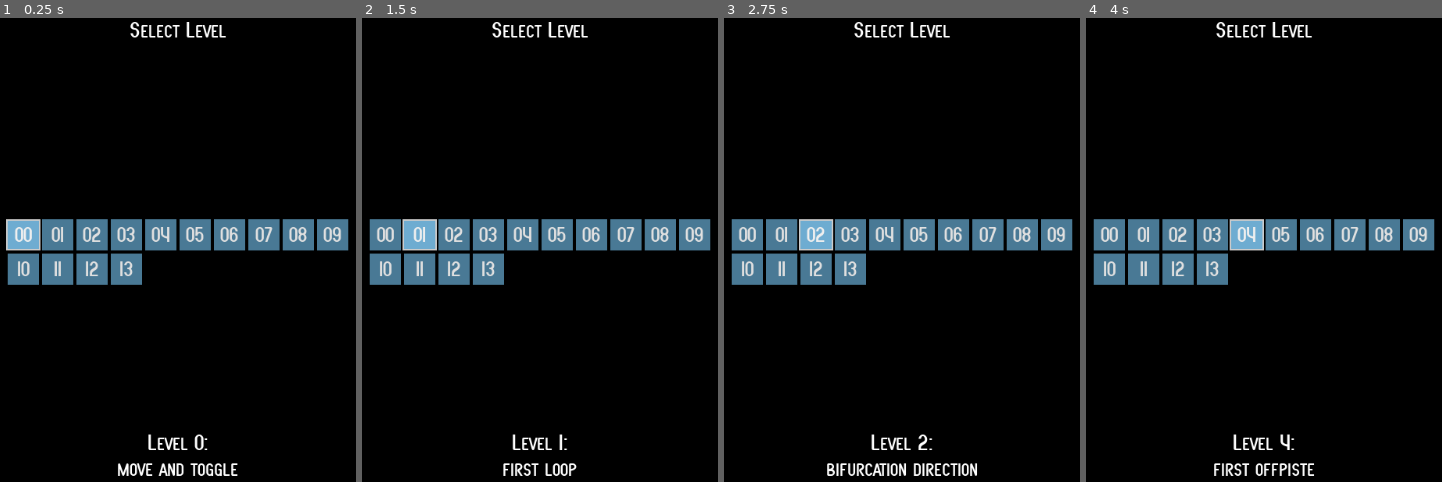
Above: before the commit, frames 1-4 (left to right).
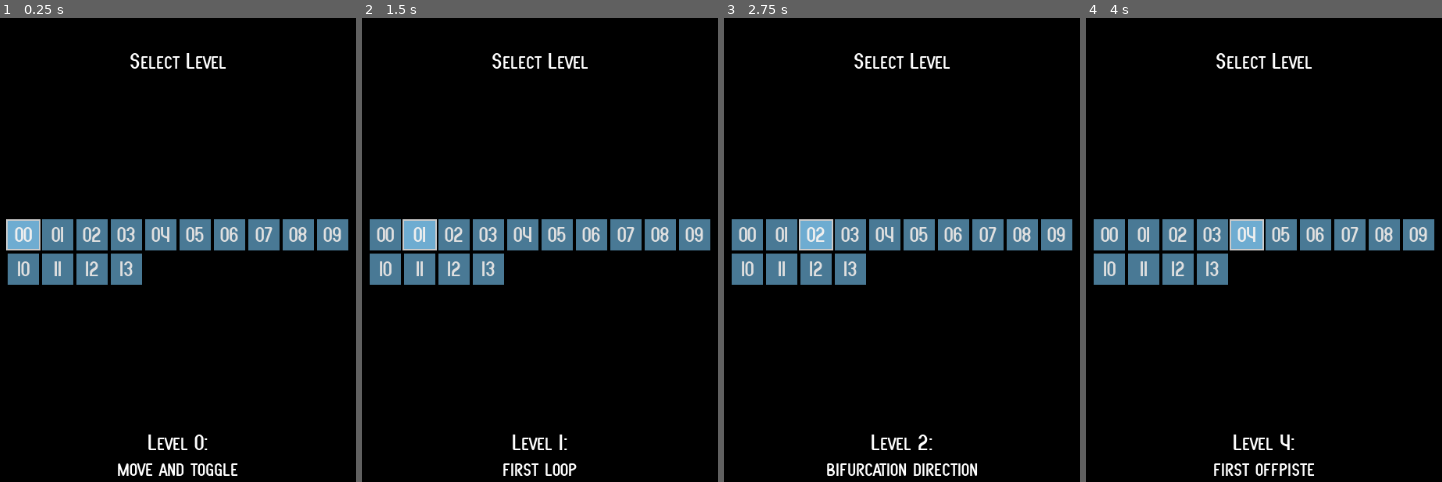
Above: after the commit, the same moments.

Repository: albertnez/ld50
Game: Godot game, scene res://scenes/ui/level_select.tscn
Same seed, same stepped clock (60 frames per second), same inputs: the game is played once before the commit and once after it. This scene is started directly instead of the project's main scene.
Inputs:
- Up to frame 1 (0.25 s): no input
- Up to frame 2 (1.5 s): click "00" at 0.5 s; click "01" at 1.25 s
- Up to frame 3 (2.75 s): click "02" at 2 s
- Up to frame 4 (4 s): click "03" at 2.75 s; click "04" at 3.5 s

The runs differ from the first frame. In frame 1, 0.8% of the frame differs, in the area x 36-64%, y 0-11%; in frame 2, 0.8%; in frame 3, 0.8%; in frame 4, 0.8%.

Commit message:
Adjust position of some text

Diff:
--- a/scenes/levels/menu/menu_level.tscn
+++ b/scenes/levels/menu/menu_level.tscn
@@ -16,4 +16,7 @@
 current = false
 
 [node name="ActionHoverIndicator" parent="." index="5"]
-frame = 1
+frame = 0
+
+[node name="LevelTileHintSprite" parent="." index="7"]
+frame = 4
--- a/scenes/ui/level_select.tscn
+++ b/scenes/ui/level_select.tscn
@@ -12,6 +12,7 @@
 
 [node name="SelectLevelLabel" type="Label" parent="."]
 anchor_right = 1.0
+margin_top = 40.0
 margin_bottom = 30.0
 theme = ExtResource( 2 )
 text = "Select Level"
